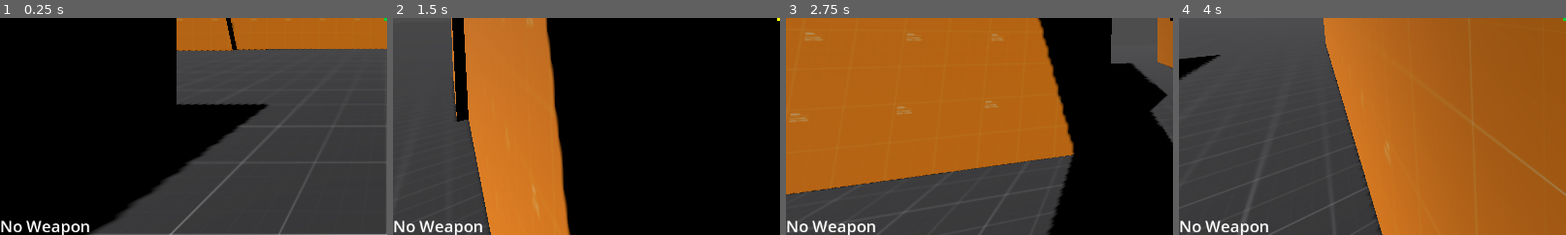
Above: before the commit, frames 1-4 (left to right).
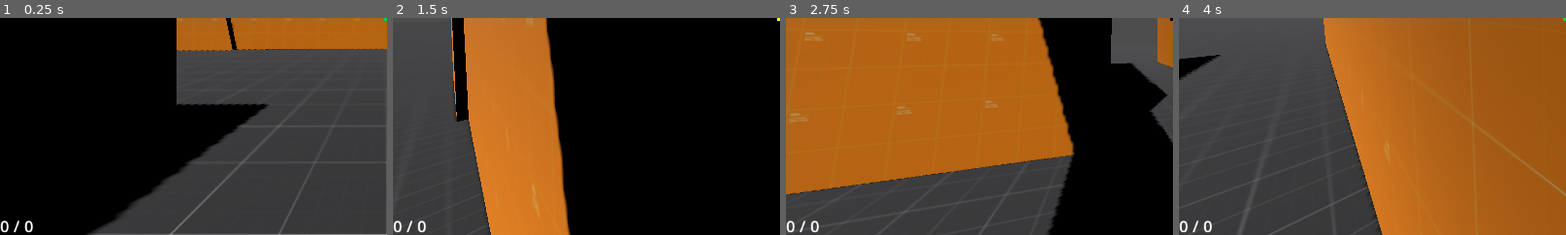
Above: after the commit, the same moments.

Repository: EdmundWohlmuth/Sch-Movement---GODOT
Game: Godot game, scene res://Scenes/Levels/test_level.tscn
Same seed, same stepped clock (60 frames per second), same inputs: the game is played once before the commit and once after it.
Inputs (mouse positions are % of the whole screen's width and height, from its top left):
- Up to frame 1 (0.25 s): no input
- Up to frame 2 (1.5 s): tap Enter (ui_accept) at 0.5 s; move the mouse to (55, 50) at 0.52 s; hold Right mouse button (grapple) 0.53-1.28 s; hold W (move_forward) from 0.53 s (still down); tap Space (jump) at 0.77, 1.07 s; click (55, 50) at 0.8 s; move the mouse to (45, 50) at 1.27 s; click (45, 50) at 1.35 s
- Up to frame 3 (2.75 s): keep holding W (move_forward); tap Space (jump) at 1.52, 1.82 s; tap Ctrl (slide) at 1.55, 2.1 s; move the mouse to (52, 48) at 2.02 s; hold Shift (sprint) from 2.03 s (still down)
- Up to frame 4 (4 s): keep holding W (move_forward); move the mouse to (49, 52) at 2.77 s; release Shift (sprint) at 2.78 s; tap Shift (sprint) at 2.85 s; tap Space (jump) at 3.02, 3.05, 3.32, 3.6, 3.77 s; move the mouse to (57, 51) at 3.52 s; hold Right mouse button (grapple) from 3.53 s (still down)
The pictures show only the part of the screen within x 0-50%, y 50-100%; the shares and areas given below are measured in that part.

The runs differ from the first frame. In frame 1, 0.7% of the frame differs, in the area x 0-24%, y 93-100%; in frame 2, 0.7%; in frame 3, 0.7%; in frame 4, 0.7%.

Commit message:
Weapon Knockback influences velocity

Diff:
--- a/Scripts/Managers/WeaponManager.gd
+++ b/Scripts/Managers/WeaponManager.gd
@@ -32,6 +32,7 @@
 var end_cooldown:Callable = Callable(enable_shoot)
 
 func _ready() -> void:
+  set_weapon(current_weapon)
   timer.connect("timeout", end_cooldown)
 
 func set_weapon(weapon:weapons, is_stolen:bool = false) -> void:
--- a/Scripts/PlayerChar/player_char.gd
+++ b/Scripts/PlayerChar/player_char.gd
@@ -41,7 +41,7 @@
 var ground_normal:Vector3 = Vector3.ZERO
 # === state bools === #
 var is_sliding:bool = false
-var is_on_wall:bool = false
+var on_wall:bool = false
 var is_grappling:bool = false
 var is_crouched:bool = false
 
@@ -92,17 +92,17 @@
 
 # Apply ground movement
 func movement(delta):
-  if is_on_floor() || is_on_wall:
+  if is_on_floor() || on_wall:
     if available_jumps != total_jumps: available_jumps = total_jumps
 
     if wallrun_shape_cast.is_colliding(): press_to_wall(delta) ## ADD SLIDING DOWN WALL WHEN NOT MOVING
 
-    if !is_on_wall:
-      crouch_slide(delta)
+    if !on_wall:
+      crouch_slide()
       #slope_stick(delta) # messes with on floor detection
 
     handle_movement(delta)
-  elif !is_on_floor() || !is_on_wall:
+  elif !is_on_floor() || !on_wall:
     handle_air_strafe(delta)
     apply_gravity(delta) # Add the gravity.
 
@@ -122,15 +122,17 @@
     slide_cooldown_timer.start()
 
 func apply_gravity(delta):
-  if !is_on_floor() && !is_on_wall:
+  if !is_on_floor() && !on_wall:
     if velocity.y < 0: velocity.y -= (fall_acceleration + gravity) * delta
     else: velocity.y -= gravity * delta
 
 func handle_attack():
-  if Input.is_action_pressed("shoot") && weapon_manager.weapon_stats.is_full_auto:
+  if Input.is_action_pressed("shoot") && weapon_manager.weapon_stats.is_full_auto && weapon_manager.weapon_stats.current_ammo > 0:
     weapon_manager.shoot()
-  elif Input.is_action_just_pressed("shoot") && !weapon_manager.weapon_stats.is_full_auto:
+    weapon_knockback()
+  elif Input.is_action_just_pressed("shoot") && !weapon_manager.weapon_stats.is_full_auto && weapon_manager.weapon_stats.current_ammo > 0:
     weapon_manager.shoot()
+    weapon_knockback()
 
 # Allows players to slide down slodes
 func slope_stick(delta):
@@ -147,38 +149,38 @@
   if Input.is_action_just_pressed("jump") && available_jumps > 0 && is_on_floor():
     available_jumps -= 1
     velocity.y += jump_velocity
-  elif Input.is_action_just_pressed("jump") && is_on_wall:
+  elif Input.is_action_just_pressed("jump") && on_wall:
     velocity += wall_normal * jump_velocity
     velocity.y += jump_velocity
 
 func on_wall_check():
-  if wallrun_shape_cast.is_colliding() && !is_on_wall && !is_on_ceiling():
-    is_on_wall = true
+  if wallrun_shape_cast.is_colliding() && !on_wall && !is_on_ceiling():
+    on_wall = true
     wall_normal = wallrun_shape_cast.get_collision_normal(0)
     ground_deccel = 0
     #wallrun_juice()
-  elif !wallrun_shape_cast.is_colliding() && is_on_wall:
-    is_on_wall = false
+  elif !wallrun_shape_cast.is_colliding() && on_wall:
+    on_wall = false
     wall_normal = Vector3.ZERO
     ground_deccel = norm_deccel
     #wallrun_juice()
 
 # Gets the desired speed of the character
 func get_movement_speed() -> float:
-  if Input.is_action_pressed("sprint") && (is_on_floor() || is_on_wall):
+  if Input.is_action_pressed("sprint") && (is_on_floor() || on_wall):
     return max_sprint_speed
-  elif !Input.is_action_pressed("sprint") && (is_on_floor() || is_on_wall):
+  elif !Input.is_action_pressed("sprint") && (is_on_floor() || on_wall):
     #current_move_speed = lerp(sprint_speed, move_speed, 0.5)
     return max_run_speed
   else: return max_run_speed
 
 # Manage player input by checking the current input and setting the direction for later use
 func manage_input():
-  if is_on_wall: return ##
+  if on_wall: return ##
   var input_dir = Input.get_vector("move_left", "move_right", "move_forward", "move_back")
-  if !is_on_wall:
+  if !on_wall:
     direction = (head.transform.basis * Vector3(input_dir.x, 0, input_dir.y)).normalized()
-  elif is_on_wall:
+  elif on_wall:
     var up_vector:Vector3 = Vector3.UP
     var wall_forward:Vector3 = up_vector.cross(wall_normal)
 
@@ -213,7 +215,7 @@
   self.velocity += wall_normal * 8 * delta
 
 # reduces the size of the player and grants a small speed boost with high friction
-func crouch_slide(delta):
+func crouch_slide():
   if Input.is_action_just_pressed("slide") && !is_sliding:
     is_sliding = true
     crouch_char()
@@ -227,7 +229,7 @@
     slide_cooldown_timer.start()
 
 # kills a lot of x / z momentum and drastically increases downward momentum
-func ground_pound(delta):
+func ground_pound():
   if Input.is_action_just_pressed("slide") && !is_sliding && !is_on_floor():
     pass # change for special movement
 
@@ -236,7 +238,7 @@
   if grapple_cast.is_colliding():
     grapple_point = grapple_cast.get_collision_point()
     var grapple_dir = (grapple_point - self.position).normalized()
-    var grapple_target_speed = grapple_dir * grapple_speed
+    var _grapple_target_speed = grapple_dir * grapple_speed
 
     is_grappling = true
 
@@ -282,12 +284,19 @@
   SignalManager.emit_signal("update_weapon_data", weapon_manager.weapon_stats.current_ammo, weapon_manager.weapon_stats.total_ammo, true)
 
 func wallrun_juice():
-  if is_on_wall: camera.rotation += Vector3((wallrun_tilt_angle * -wall_normal.x), 0, (wallrun_tilt_angle * -wall_normal.z))
+  if on_wall: camera.rotation += Vector3((wallrun_tilt_angle * -wall_normal.x), 0, (wallrun_tilt_angle * -wall_normal.z))
   else: camera.rotation = Vector3.ZERO
 
 func crouch_char(is_crouched:bool = true):
   if is_crouched: scale.y = 0.5
   else: scale.y = 1
+
+# Change velocity based on weapon knockback
+func weapon_knockback():
+  # only knockback while airborne
+  if weapon_manager.weapon_stats.knock_back <= 0 || (is_on_floor() || is_on_wall()): return
+  velocity += camera.get_global_transform().basis.z * weapon_manager.weapon_stats.knock_back
+
 
 # === timers === #
 func _on_slide_cooldown_timer_timeout():
--- a/Weapon Resources/Rifle.tres
+++ b/Weapon Resources/Rifle.tres
@@ -11,7 +11,7 @@
 base_projectile_spread = 1.0
 current_projectile_spread = 1.0
 max_projectile_spread = 5.0
-knock_back = 0.0
+knock_back = 0.5
 projectile_type = 0
 projectile_speed = 0.0
 does_projectile_drop = false
--- a/Weapon Resources/SMG.tres
+++ b/Weapon Resources/SMG.tres
@@ -11,9 +11,9 @@
 base_projectile_spread = 5.0
 current_projectile_spread = 5.0
 max_projectile_spread = 25.0
-knock_back = null
+knock_back = 0.2
 projectile_type = 0
-projectile_speed = null
-does_projectile_drop = null
+projectile_speed = 0.0
+does_projectile_drop = false
 total_ammo = 25
 current_ammo = 25
--- a/Weapon Resources/weapon_base.gd
+++ b/Weapon Resources/weapon_base.gd
@@ -37,8 +37,9 @@
       print(str(current_ammo))
       SignalManager.emit_signal("update_weapon_data", current_ammo, total_ammo, true)
       can_shoot = false
+      if current_ammo <= 0: on_no_ammo()
 
-    else: on_no_ammo()
+    elif current_ammo <= 0: on_no_ammo()
 
 func on_no_ammo():
   print("discard")
